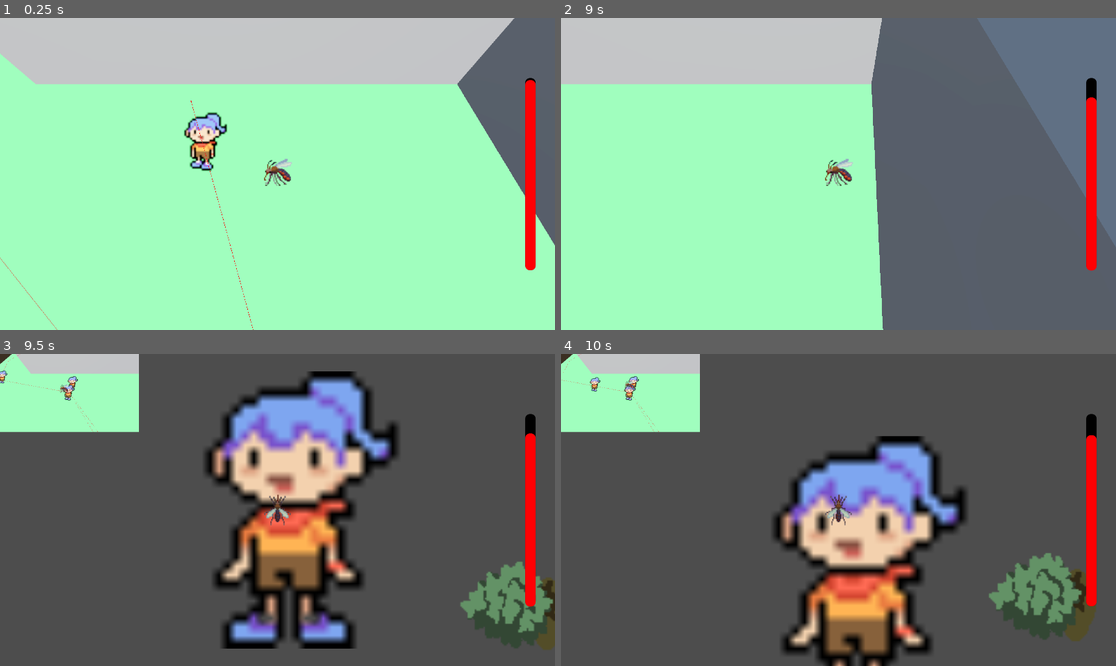
Above: before the commit, frames 1-4 (two rows, left to right).
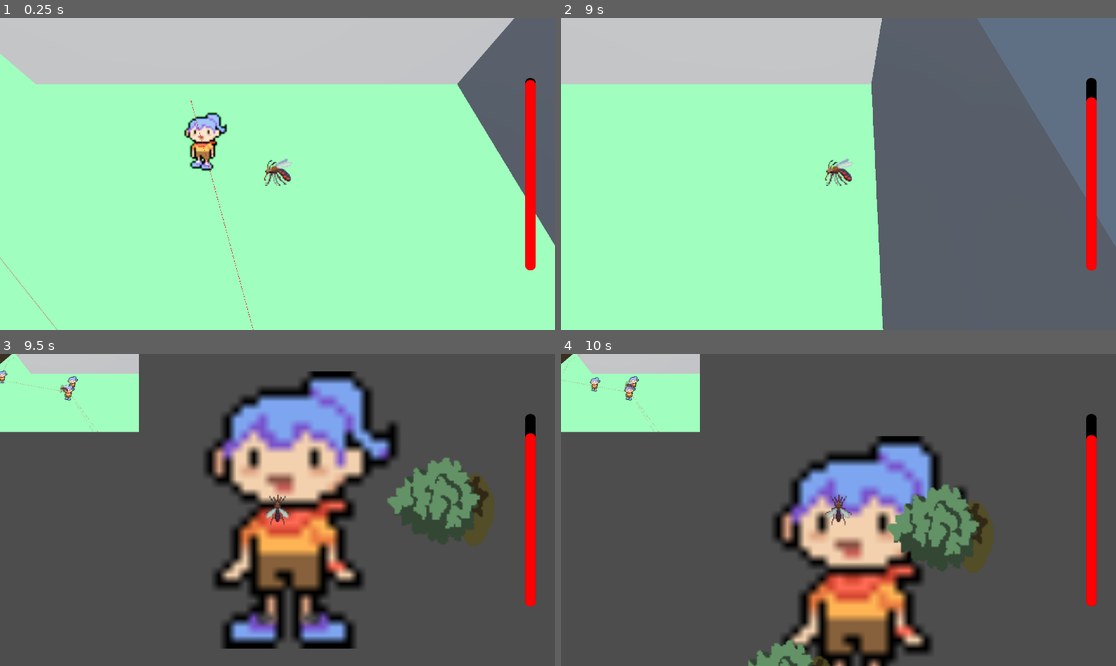
Above: after the commit, the same moments.

Repository: BrownRISDGameDevelopers/mosquito-simulator
Game: Godot game, scene res://scenes/LevelContainer.tscn
Two runs of this game, one before a commit and one after it. Both use one fixed random seed, a clock stepped at 60 frames per second and the inputs below. This scene is started directly instead of the project's main scene.
Inputs:
- Up to frame 1 (0.25 s): no input
- Up to frame 2 (9 s): tap Enter (ui_accept) at 0.5, 0.77, 1.52, 3.02, 3.77, 4.52, 5.75, 6.02, 6.77, 7.52 s; hold D (right) 0.53-1.28 s; tap Space (suck) every 0.75 s from 0.6 to 8.85 s; hold S (down) 1.28-2.03 s; hold D (right) 2.03-2.78 s; hold W (up) 2.78-3.53 s; hold A (left) 3.53-5.03 s; hold S (down) 5.03-5.78 s; hold D (right) 5.78-6.53 s; hold W (up) 6.53-7.28 s; hold D (right) 7.28-8.03 s; hold S (down) 8.03-8.78 s; hold A (left) from 8.78 s (still down)
- Up to frame 3 (9.5 s): keep holding A (left); tap Enter (ui_accept) at 9.02 s
- Up to frame 4 (10 s): release A (left) at 9.53 s; hold W (up) from 9.53 s (still down); tap Space (suck) at 9.6 s; tap Enter (ui_accept) at 9.77 s

Frames 1-2 are identical in both runs. In frame 3, 6.3% of the frame differs, in the area x 0-100%, y 5-95%; in frame 4, 7.4%, in the area x 0-97%, y 5-100%.
Error in both runs: Attempt to call function '_on_sucked_blood' in base 'null instance' on a null instance. (res://scripts/player.gd:60)

Commit message:
nearby npcs will assist in swatting

Diff:
--- a/scenes/LevelContainer.tscn
+++ b/scenes/LevelContainer.tscn
@@ -49,5 +49,5 @@
 layout_mode = 1
 
 [connection signal="exited_bounds" from="MinigameViewport/SubViewport/SwatMinigame" to="." method="_on_swat_minigame_exited_bounds"]
-
+[connection signal="add_swatter_to_minigame" from="MapViewport/SubViewport/Map" to="." method="_on_map_add_swatter_to_minigame"]
 [connection signal="minigame_toggle" from="MapViewport/SubViewport/Map" to="." method="_on_map_minigame_toggle"]
--- a/scenes/NPC.tscn
+++ b/scenes/NPC.tscn
@@ -10,6 +10,9 @@
 [sub_resource type="CylinderShape3D" id="CylinderShape3D_6xvi5"]
 height = 1.0
 radius = 0.25
+
+[sub_resource type="SphereShape3D" id="SphereShape3D_6xvi5"]
+radius = 1.0
 
 [node name="NPC" type="CharacterBody3D"]
 collision_layer = 2
@@ -34,3 +37,10 @@
 sprite_frames = ExtResource("2_6xvi5")
 animation = &"walk_left"
 autoplay = "default"
+
+[node name="Area3D" type="Area3D" parent="."]
+
+[node name="CollisionShape3D" type="CollisionShape3D" parent="Area3D"]
+shape = SubResource("SphereShape3D_6xvi5")
+
+[connection signal="body_entered" from="Area3D" to="." method="_on_area_3d_body_entered"]
--- a/scenes/SwatMinigame.tscn
+++ b/scenes/SwatMinigame.tscn
@@ -10,6 +10,7 @@
 
 [node name="SwatMinigame" type="Node2D"]
 script = ExtResource("1_vn5tw")
+swatter_scene = ExtResource("4_y7wqd")
 
 [node name="ChildSprite1" type="Sprite2D" parent="."]
 scale = Vector2(30, 30)
@@ -26,7 +27,5 @@
 [node name="Swatter" parent="." node_paths=PackedStringArray("player") instance=ExtResource("4_y7wqd")]
 position = Vector2(784, -390)
 player = NodePath("../Player2D")
-swat_speed = 2.0
-movement_speed = 550.0
 
 [connection signal="body_exited" from="MinigameBounds" to="." method="_on_minigame_bounds_body_exited"]
--- a/scenes/Swatter.tscn
+++ b/scenes/Swatter.tscn
@@ -1,7 +1,11 @@
-[gd_scene load_steps=7 format=3 uid="uid://cmbjd2lukby5b"]
+[gd_scene load_steps=8 format=3 uid="uid://cmbjd2lukby5b"]
 
 [ext_resource type="Script" uid="uid://bc0may7e5kl3r" path="res://scripts/swatter.gd" id="1_76vkj"]
 [ext_resource type="Texture2D" uid="uid://di0rxj8b15frg" path="res://assets/tree.PNG" id="2_q1jp2"]
+
+[sub_resource type="CapsuleShape2D" id="CapsuleShape2D_76vkj"]
+radius = 78.0
+height = 214.0
 
 [sub_resource type="RectangleShape2D" id="RectangleShape2D_76vkj"]
 size = Vector2(82, 57)
@@ -84,6 +88,8 @@
 collision_layer = 2
 collision_mask = 2
 script = ExtResource("1_76vkj")
+swat_speed = 2.0
+movement_speed = 550.0
 
 [node name="Tree" type="Sprite2D" parent="."]
 position = Vector2(0, -200)
@@ -92,7 +98,8 @@
 texture = ExtResource("2_q1jp2")
 
 [node name="CollisionShape2D" type="CollisionShape2D" parent="."]
-shape = SubResource("RectangleShape2D_76vkj")
+rotation = 1.5707964
+shape = SubResource("CapsuleShape2D_76vkj")
 debug_color = Color(0.83916634, 0.34032944, 0.47643143, 0.41960785)
 
 [node name="SwatHitbox" type="Area2D" parent="."]
--- a/scripts/level_container.gd
+++ b/scripts/level_container.gd
@@ -22,3 +22,6 @@
 func _on_swat_minigame_exited_bounds():
 	toggle_minigame(false)
 	map_3d.free_player()
+
+func _on_map_add_swatter_to_minigame():
+	minigame.add_swatter()
--- a/scripts/map.gd
+++ b/scripts/map.gd
@@ -3,6 +3,7 @@
 signal minigame_toggle
 signal set_camper_target
 signal clear_camper_target
+signal add_swatter_to_minigame
 
 @onready var player = $Player
 @onready var targetable_camera = $Camera3D
@@ -11,12 +12,16 @@
 	for camper in get_tree().get_nodes_in_group("Campers"):
 		set_camper_target.connect(camper.set_camper_target)
 		clear_camper_target.connect(camper.clear_camper_target)
+		camper.add_swatter.connect(add_swatter)
 
 func _on_player_minigame_toggle(camper):
 	set_camper_target.emit(camper)
 	targetable_camera.camper = camper
 	minigame_toggle.emit()
 
+func add_swatter():
+	add_swatter_to_minigame.emit()
+
 func free_player():
 	clear_camper_target.emit()
 	targetable_camera.camper = null
--- a/scripts/npc.gd
+++ b/scripts/npc.gd
@@ -1,6 +1,8 @@
 extends CharacterBody3D
 
 class_name NPC
+
+signal add_swatter
 
 var rng = RandomNumberGenerator.new()
 
@@ -55,7 +57,7 @@
 
 
 func _on_navigation_finished():
-    # When the NPC reaches its target, set a new random target
+	# When the NPC reaches its target, set a new random target
 	await get_tree().create_timer(rng.randf_range(1.0, 5.0)).timeout # Wait a bit
 	if bit_camper == null:
 		set_random_target()
@@ -82,3 +84,7 @@
 
 	velocity = current_agent_position.direction_to(next_path_position) * movement_speed
 	move_and_slide()
+
+func _on_area_3d_body_entered(body: Node3D):
+	if body is Player:
+		add_swatter.emit()
--- a/scripts/swat_minigame.gd
+++ b/scripts/swat_minigame.gd
@@ -3,9 +3,24 @@
 signal exited_bounds
 
 @onready var player = $Player2D
+@export var swatter_scene: PackedScene
+
+var extra_swatters = []
 
 func _on_minigame_bounds_body_exited(body: Node2D):
 	exited_bounds.emit()
 
+func add_swatter():
+	var swatter_angle = randf() * 2 * PI
+	var swatter_offset = Vector2(cos(swatter_angle), sin(swatter_angle)) * 800
+	var new_swatter = swatter_scene.instantiate()
+	new_swatter.player = player
+	new_swatter.position = swatter_offset
+	extra_swatters.append(new_swatter)
+	add_child(new_swatter)
+
 func reset():
+	for swatter in extra_swatters:
+		swatter.queue_free()
+	extra_swatters = []
 	player.position = Vector2.ZERO
Not shown: 1 places in scenes/LevelContainer.tscn that only renumber resources
Not shown: 1 places in scenes/NPC.tscn that only renumber resources
